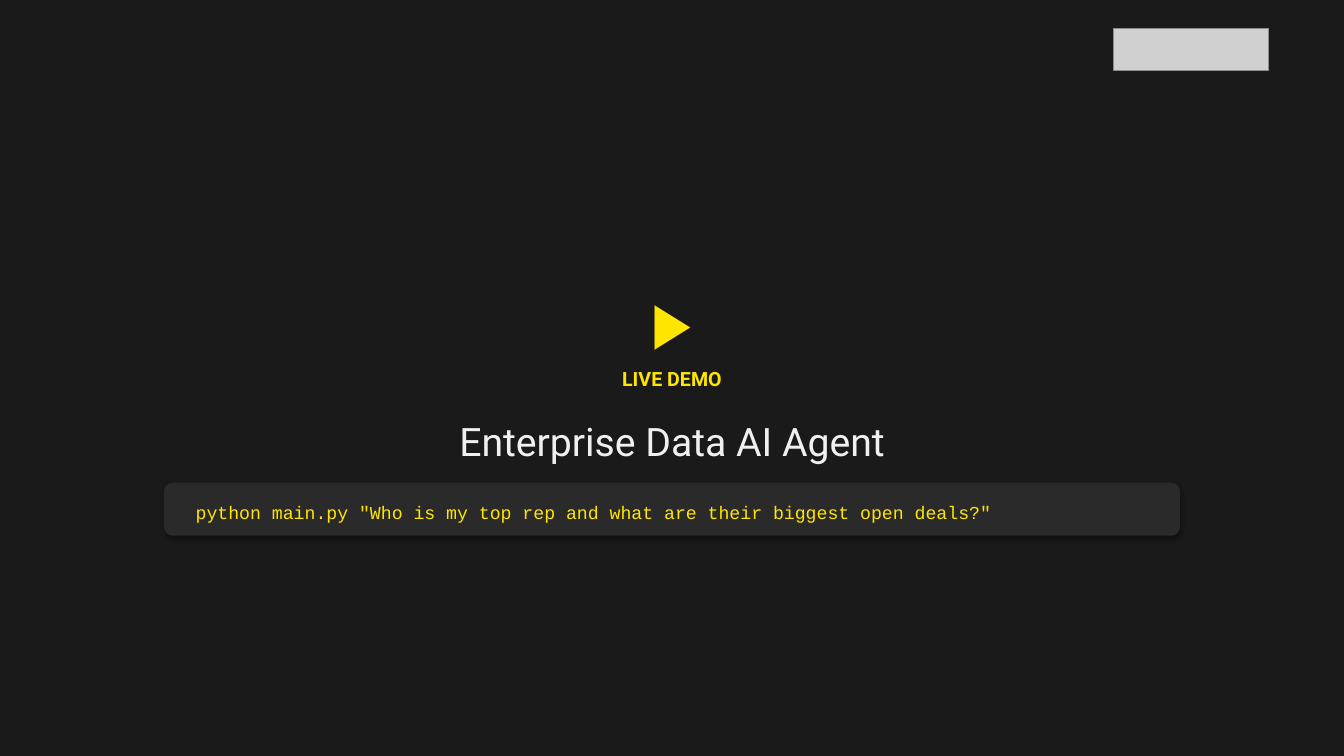
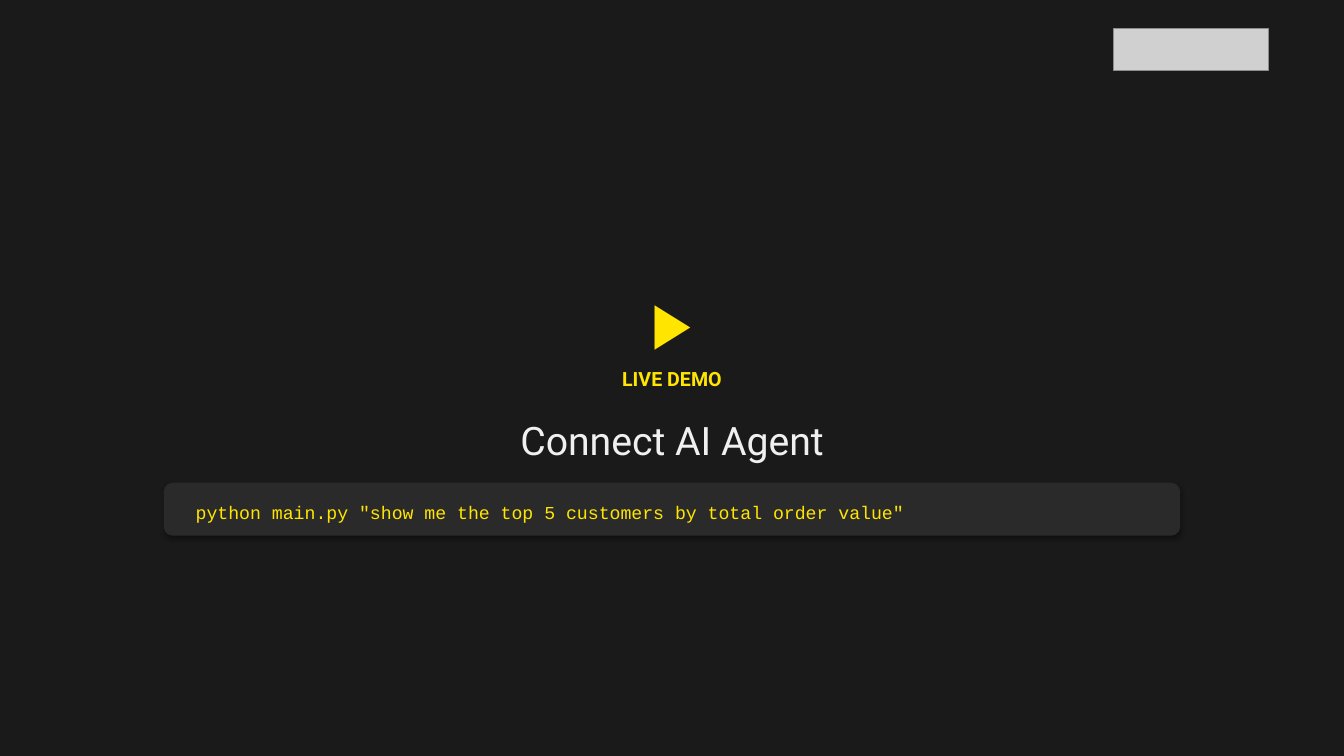
Before and after one commit to JoeKarlsson/connect-ai-agent-demo, a slide deck: slide 3 of presentation/cdata-interview.pptx (slide 2 before the commit). Drawn at 1344x756 pixels with LibreOffice and Linux fonts; fonts in the diff are those of the drawing; grey boxes stand for pictures. Boxes give left, top, right and bottom in pixels: in the first picture for what was removed or moved away, otherwise in the second. Text is boxed around its words. In the diff, an @@ line names an element or a change of style, - is before the commit and + after.

Commit message:
feat: replace scripted demo with live two-interface demo using Python SDK + MCP
- Rewrites demo.py to show cdata-connect-ai SDK (DB-API) in Act 1 and MCP agent in Act 2 — both execute against live data, no fake typewriter commands
- Adds cdata-connect-ai[full] to requirements.txt and installs pandas support
- Removes stale demo-fast Make target (--fast flag no longer exists)
- Updates README to reflect two-interface architecture, corrects all stale references to old 3-act structure

```diff
--- a/presentation/cdata-interview.pptx
+++ b/presentation/cdata-interview.pptx
@@ text at (520, 426, 824, 463): text changed @@
-Enterprise Data AI Agent
+Connect AI Agent
@@ text at (196, 506, 903, 523): text changed @@
-python main.py "Who is my top rep and what are their biggest open deals?"
+python main.py "show me the top 5 customers by total order value"
```
Also in this commit, not shown: 1 other slide changed, 43 slides added, 18 slides removed, 8 other files.
